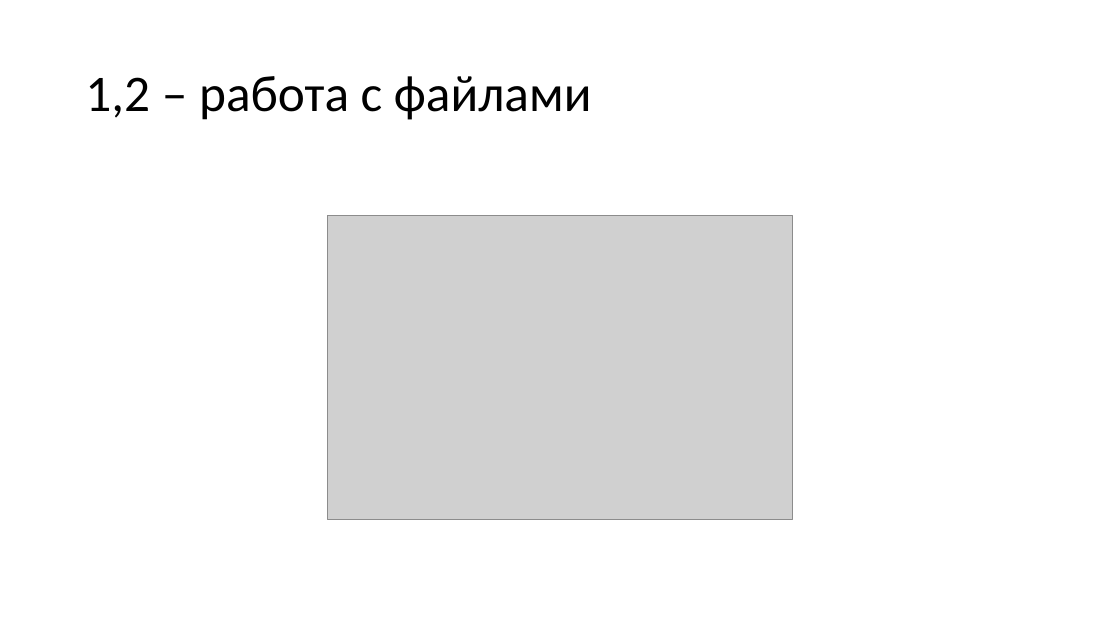
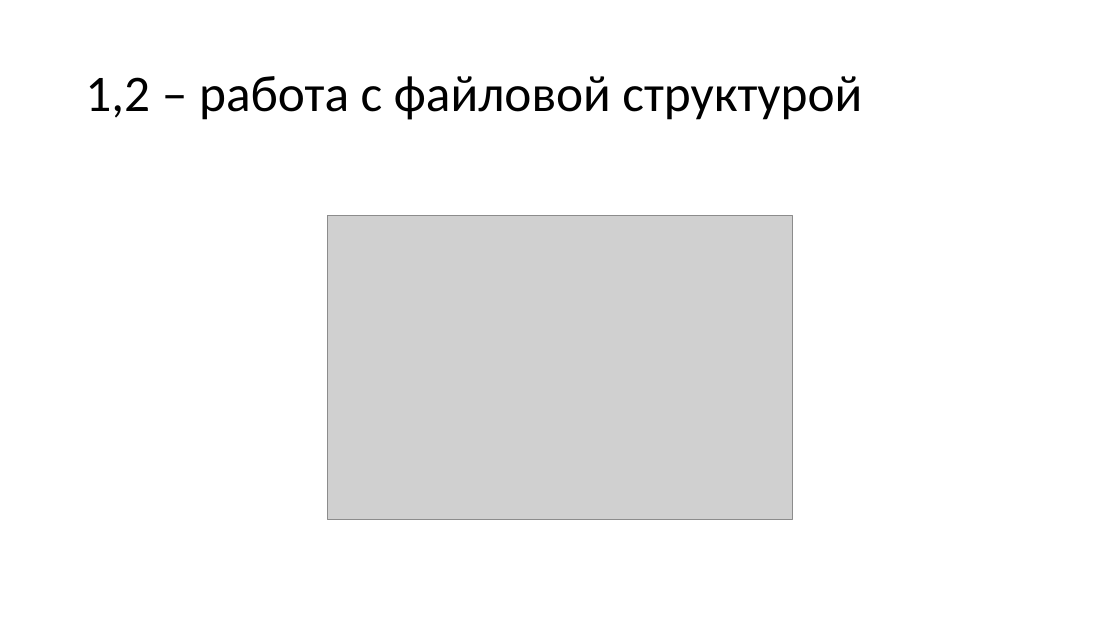
Before and after one commit to am1bestofluck/exam0723, a slide deck: slide 1 of report.pptx. Drawn at 1120x630 pixels with LibreOffice and Linux fonts; fonts in the diff are those of the drawing; grey boxes stand for pictures. Boxes give left, top, right and bottom in pixels: in the first picture for what was removed or moved away, otherwise in the second. Text is boxed around its words. In the diff, an @@ line names an element or a change of style, - is before the commit and + after.

```diff
--- a/report.pptx
+++ b/report.pptx
@@ title at [85,76,862,120]: text changed @@
-1,2 – работа с файлами
+1,2 – работа с файловой структурой
```
Also in this commit, not shown: 1 slide added.
